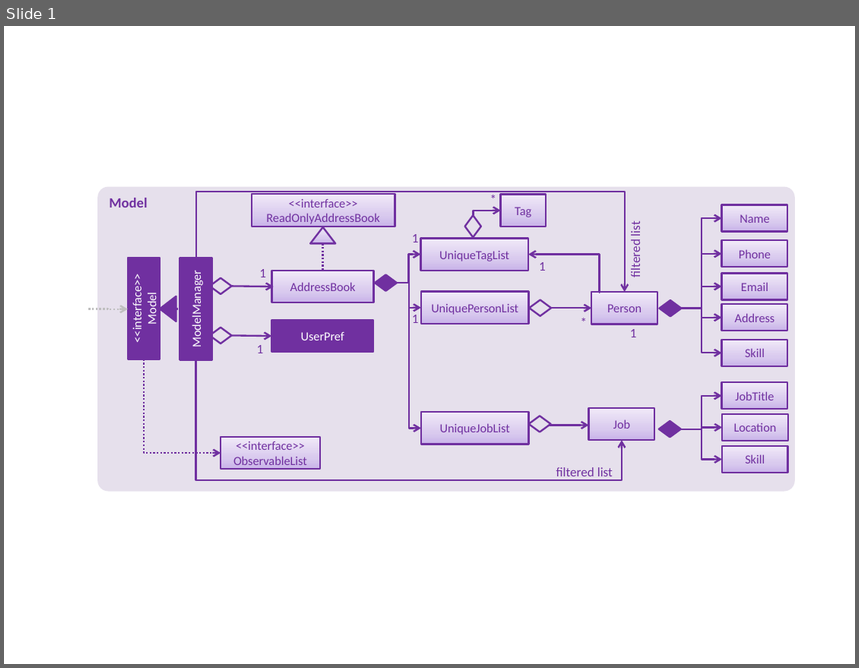
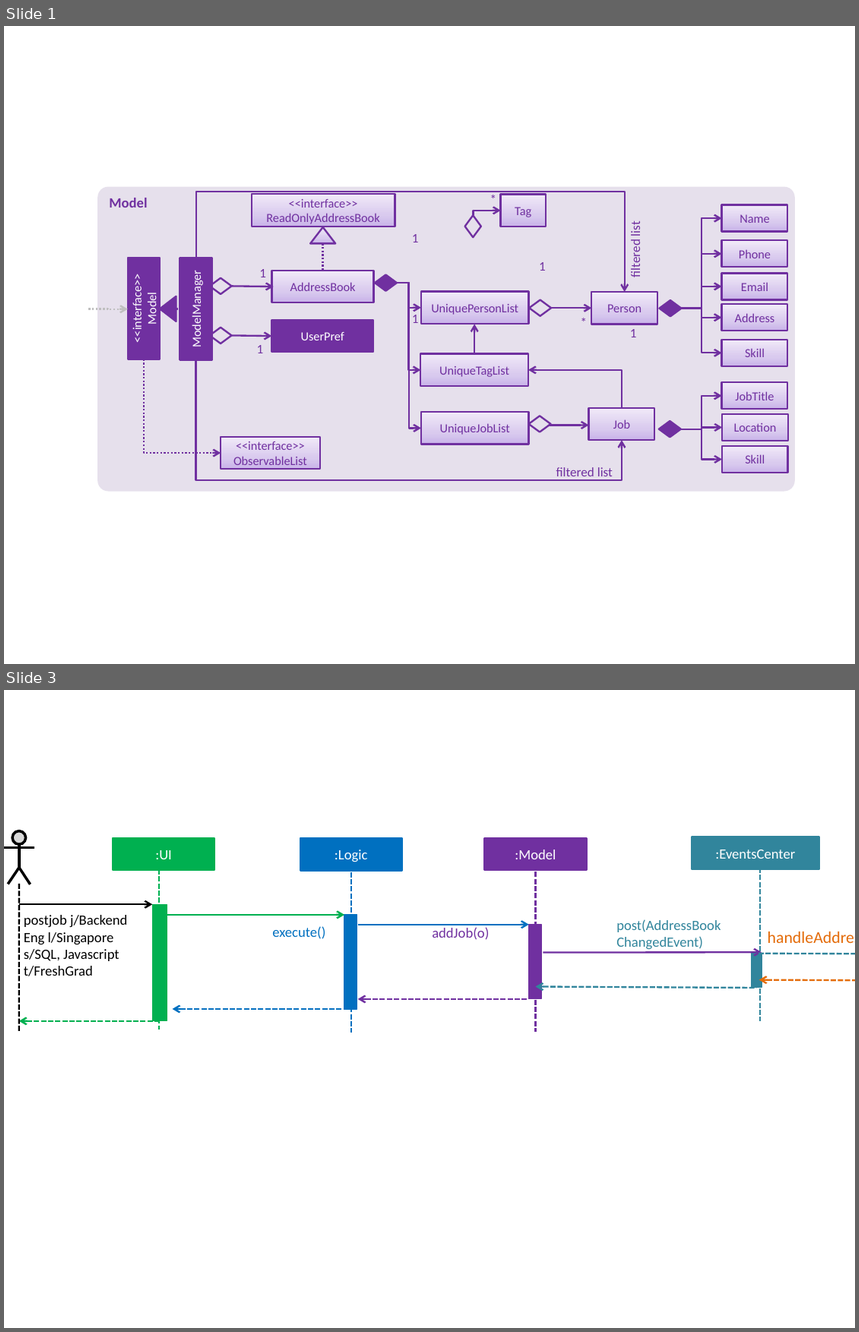
Before and after one commit to tiny767/main, a slide deck: docs/diagrams/ModelComponentClassDiagram.pptx. Shown one above the other, each under a label of ours: slide 1 before the commit, slides 1 and 3 after it; the slides between them are not shown. The pictures are 859x668 and 859x1332 pixels, drawn with LibreOffice and Linux fonts; fonts in the diff are those of the drawing. Boxes give left, top, right and bottom in pixels: in the first picture for what was removed or moved away, otherwise in the second. Text is boxed around its words. In the diff, an @@ line names an element or a change of style, - is before the commit and + after.

```diff
--- a/docs/diagrams/ModelComponentClassDiagram.pptx
+++ b/docs/diagrams/ModelComponentClassDiagram.pptx
@@ slide 3 added at (4, 690, 855, 1328), background #FFFFFF @@
@@ group added at (4, 831, 855, 1033): 10 arrows, 8 rectangles, 7 lines, 5 texts, 1 ellipse, 1 freeform shape @@
+:UI
+:Logic
+:Model
+postjob j/Backend Eng l/Singapore s/SQL, Javascript t/FreshGrad
+execute()
+addJob(o)
+post(AddressBook
+ChangedEvent)
+:EventsCenter
+handleAddresssBookChangedEvent()
@@ slide 1 changed as well @@
@@ elbow arrow moved from (397, 283) - (421, 254) to (397, 283) - (421, 370) @@
@@ elbow arrow added from (474, 354) to (474, 324), #7030A0 1.5 pt @@
@@ rectangle "UniqueTagList": place and size @@
-rectangle "UniqueTagList" at (421, 238, 529, 270)
+rectangle "UniqueTagList" at (421, 354, 529, 386)
@@ elbow arrow moved from (599, 294) - (528, 254) to (622, 408) - (528, 370) @@
```
Also in this commit, not shown: 6 other slides added, 2 other files.
